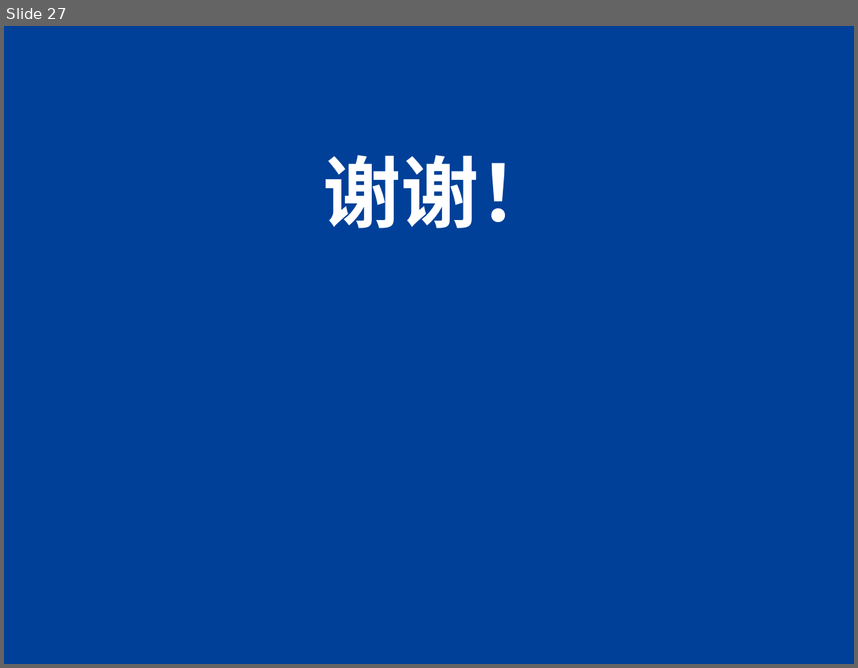
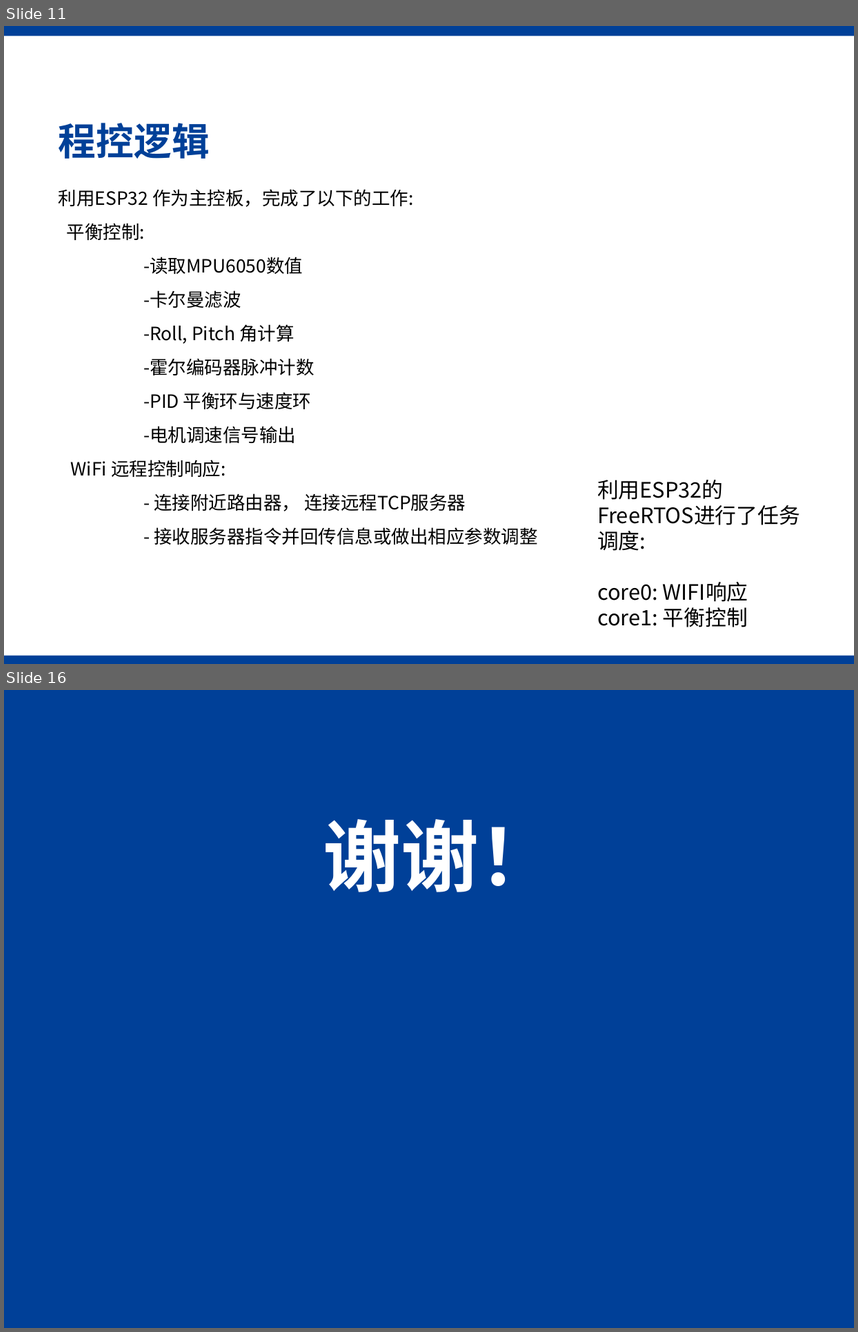
Before and after one commit to gyfastas/EE397, a slide deck: PPT/中期检测报告.pptx. Shown one above the other, each under a label of ours: slide 27 before the commit, slides 11 and 16 after it; the slides between them are not shown. The pictures are 858x668 and 858x1332 pixels, drawn with LibreOffice and Linux fonts; fonts in the diff are those of the drawing; background and template pictures are left out. Boxes give left, top, right and bottom in pixels: in the first picture for what was removed or moved away, otherwise in the second. Text is boxed around its words. In the diff, an @@ line names an element or a change of style, - is before the commit and + after.

```diff
--- a/PPT/中期检测报告.pptx
+++ b/PPT/中期检测报告.pptx
@@ slide 11 added at box(4, 26, 854, 664), background #FFFFFF @@
@@ rectangle added at box(4, 26, 854, 36), fill #004098 @@
@@ title added at box(59, 123, 210, 158), 32 pt, text #004098, bold @@
+程控逻辑
@@ text added at box(59, 189, 538, 545), 15.5 pt, text #000000 @@
+利用ESP32 作为主控板，完成了以下的工作:
+平衡控制:
+-读取MPU6050数值
+-卡尔曼滤波
+-Roll, Pitch 角计算
+-霍尔编码器脉冲计数
+-PID 平衡环与速度环
+-电机调速信号输出
+WiFi 远程控制响应:
+- 连接附近路由器， 连接远程TCP服务器
+- 接收服务器指令并回传信息或做出相应参数调整
@@ text added at box(597, 479, 749, 627), 18 pt, text #000000 @@
+利用ESP32的FreeRTOS进行了任务调度:
+core0: WIFI响应
+core1: 平衡控制
@@ rectangle added at box(4, 655, 854, 664), fill #004098 @@
@@ what was slide 27 is now slide 16 @@
```
Also in this commit, not shown: 4 slides changed, 10 other slides added, 22 slides removed, 3 other files.
